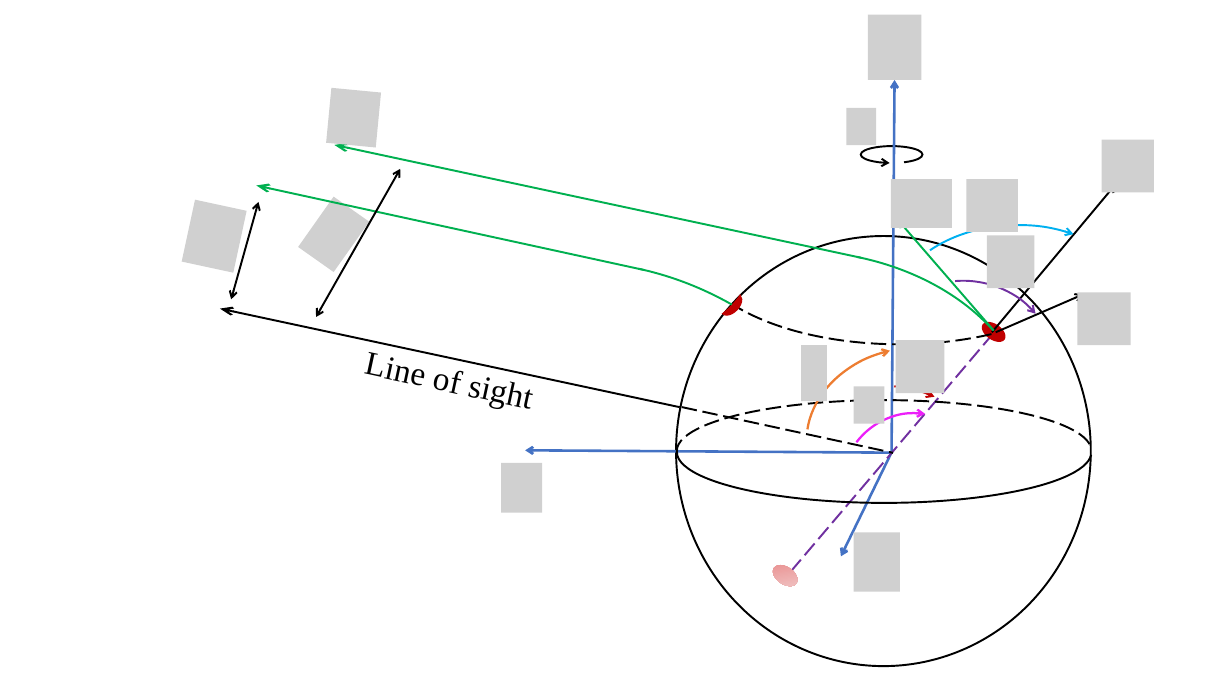
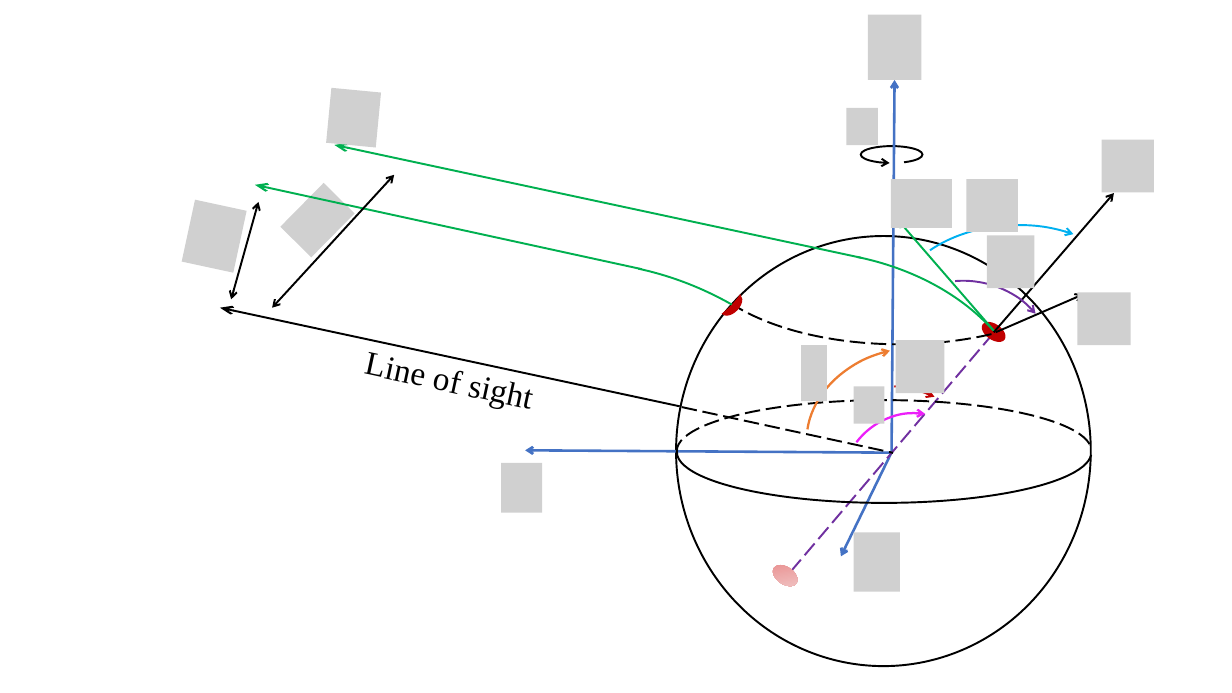
Before and after one commit to GravYong/scalarized_ns, a slide deck: slide 2 of schematic_figures.pptx. Drawn at 1232x693 pixels with LibreOffice and Linux fonts; fonts in the diff are those of the drawing; grey boxes stand for pictures. Boxes give left, top, right and bottom in pixels: in the first picture for what was removed or moved away, otherwise in the second. Text is boxed around its words. In the diff, an @@ line names an element or a change of style, - is before the commit and + after.

```diff
--- a/schematic_figures.pptx
+++ b/schematic_figures.pptx
@@ double arrow moved from (400, 169) - (316, 317) to (395, 175) - (273, 308) @@
@@ picture at [280,183,355,258]: rotation 305 to 314 degrees @@
@@ arrow moved from (993, 333) - (1116, 184) to (994, 333) - (1115, 193) @@
```
Also in this commit, not shown: 1 other file.
